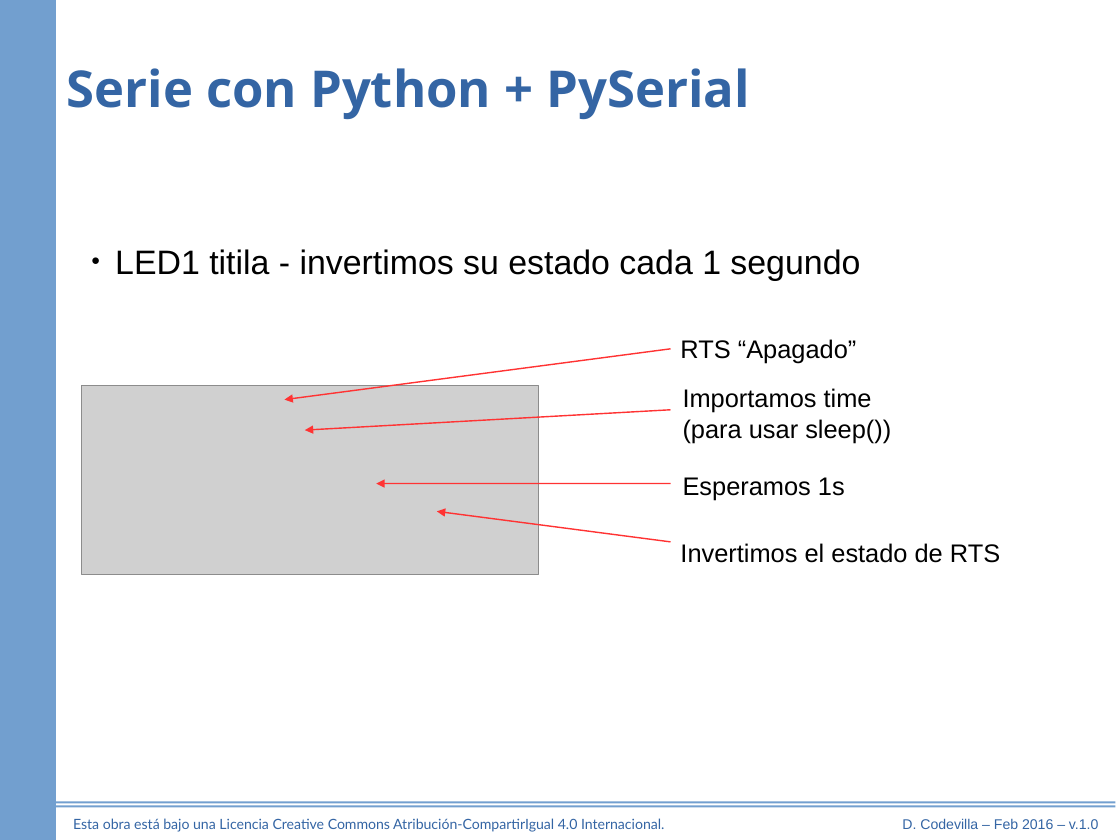
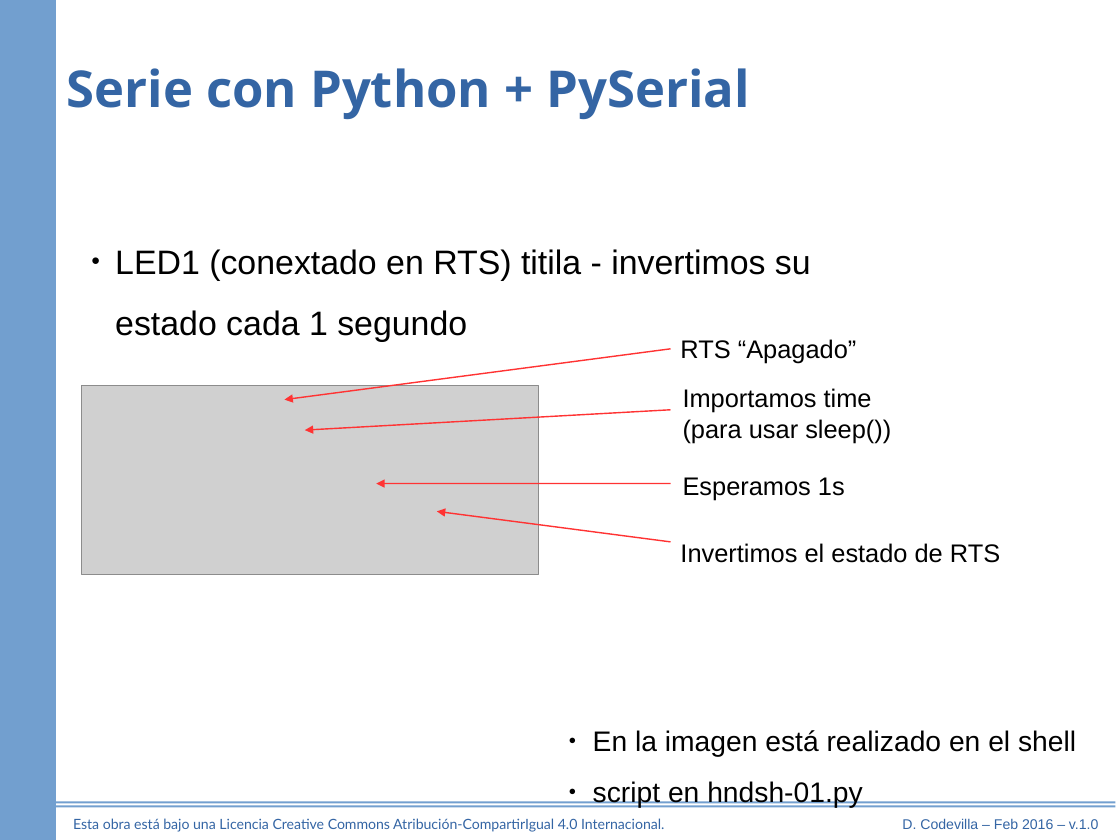
Before and after one commit to diegocode/serie, a slide deck: slide 40 of referencia/puerto_serie.odp (slide 36 before the commit). Drawn at 1120x840 pixels with LibreOffice and Linux fonts; fonts in the diff are those of the drawing; grey boxes stand for pictures. Boxes give left, top, right and bottom in pixels: in the first picture for what was removed or moved away, otherwise in the second. Text is boxed around its words. In the diff, an @@ line names an element or a change of style, - is before the commit and + after.

```diff
--- a/referencia/puerto_serie.odp
+++ b/referencia/puerto_serie.odp
@@ text at box(115, 249, 811, 341): text changed @@
-● LED1 titila - invertimos su estado cada 1 segundo
+● LED1 (conextado en RTS) titila - invertimos su estado cada 1 segundo
@@ text added at box(593, 730, 1076, 807), 20 pt, text #000000 @@
+● En la imagen está realizado en el shell
+● script en hndsh-01.py
```
Also in this commit, not shown: 7 other slides changed, 5 slides added, 1 slide removed, 28 other files.
